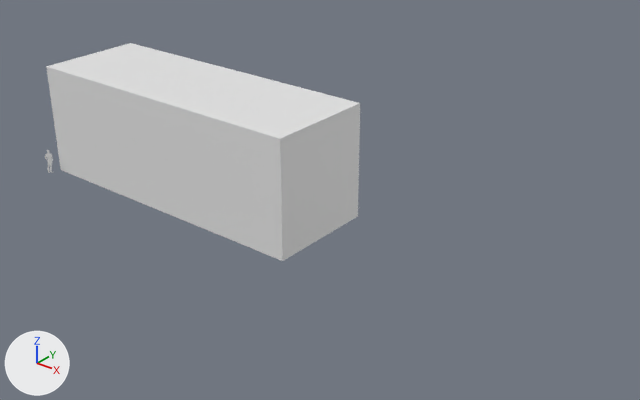
A saved change to the COLLADA model Virtual Campus of Reading University/Assets/Buildings/COOP.dae.
Rendered twice from a 50 mm camera at (51.7, -32.8, 25.9) aimed at (21.5, 4.9, 2.5). The lights are fixed; the arrows at lower left show +X, +Y and +Z. Materials are left out; every surface is plain grey. Vertices at the same position are counted once.

The scene before the commit, as lines of its bpy script (objects in view):
```python
me_chris = bpy.data.meshes.new('Chris')
me_chris.from_pydata(...)  # 652 vertices, 974 faces; spans x -0.19..0.39, y 0.0, z 0.0..1.77
# faces by material slot: [335, 56, 304, 56, 86, 137]
me_chris.materials.append(mat_chris_shirt)
me_chris.materials.append(mat_chris_shoe)
me_chris.materials.append(mat_chris_skin)
me_chris.materials.append(mat_chris_shoe_sole)
me_chris.materials.append(mat_chris_hair)
me_chris.materials.append(mat_chris_pants)
me_sketchup = bpy.data.meshes.new('SketchUp')
me_sketchup.from_pydata(...)  # 12 vertices, 20 faces; spans x 0.7..21.7, y 1.1..8.5, z 0.0..7.7
me_sketchup.materials.append(mat_material)
ob_chris = bpy.data.objects.new('Chris', me_chris)
ob_chris.parent = ob_sketchup
ob_chris.location = (0.47, 0.356, 0.0)
ob_chris.rotation_euler = (0.0, 0.0, 0.594)  # degrees (0, 0, 34)
ob_sketchup = bpy.data.objects.new('SketchUp', me_sketchup)
ob_sketchup.location = (0.0, 0.0, 0.0)
```
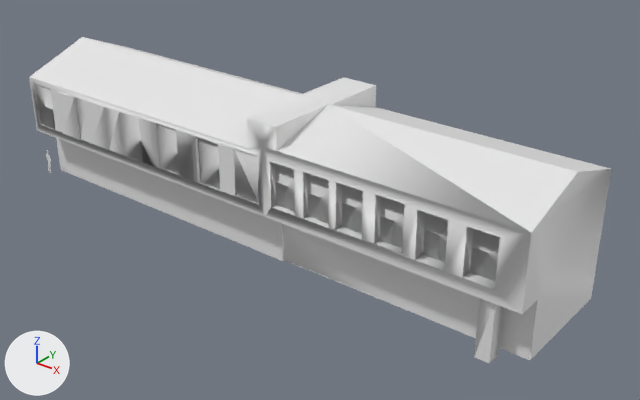
Pixel boxes [x1, y1, x2, y2] of what changed, in the pictures (640 x 400 px):
'SketchUp', reshaped (85% wider, 49% taller): before [46, 43, 360, 261]; after [29, 37, 611, 363]
'Chris', turned: before [45, 150, 53, 173]; after [46, 150, 52, 174]

Diff of the bpy script that builds the scene:
```diff
--- a/Virtual Campus of Reading University/Assets/Buildings/COOP.dae.py
+++ b/Virtual Campus of Reading University/Assets/Buildings/COOP.dae.py
@@ me_sketchup @@
 # used by ob_sketchup; location = (0.0, 0.0, 0.0)
-me_sketchup.from_pydata(...)  # 12 vertices, 20 faces; spans x 0.7..21.7, y 1.1..8.5, z 0.0..7.7
+me_sketchup.from_pydata(...)  # 165 vertices, 337 faces; spans x 0.7..37.5, y -0.4..8.5, z -0.1..9.1
+# me_sketchup part 1
+# 3 vertices are removed from x 0.7..21.7, y 1.1..8.5, z 7.7
+# 13 faces are deleted
+# 95 vertices are added at x 0.7..37.5, y -0.4..8.5, z -0.1..9.1
+# 30 new vertices lie (1.7, 0.0, 0.0) away from vertices in x 6.7..34.3, y -0.3..1.3, z 0.2..7.0
+# 26 new vertices lie (0.0, 0.0, 2.9) away from vertices in x 1.1..37.0, y -0.4..1.3, z 0.0..4.1
+# 5 new vertices lie (15.8, 0.0, 0.0) away from vertices in x 21.7, y -0.3..8.5, z 0.0..7.7
+# 330 new faces join them
@@ ob_chris @@
 ob_chris.location = (0.47, 0.356, 0.0)
-ob_chris.rotation_euler = (0.0, 0.0, 0.594)  # degrees (0, 0, 34)
+ob_chris.rotation_euler = (0.0, 0.0, -0.0588)  # degrees (0, 0, -3.4)
```
